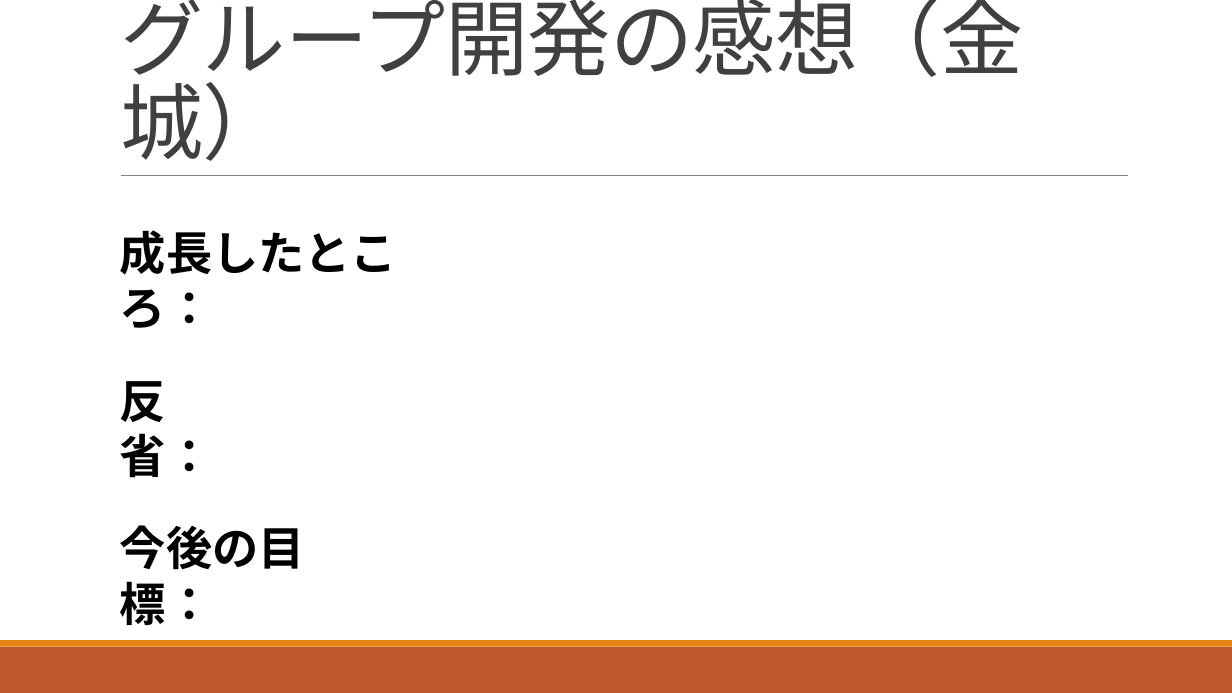
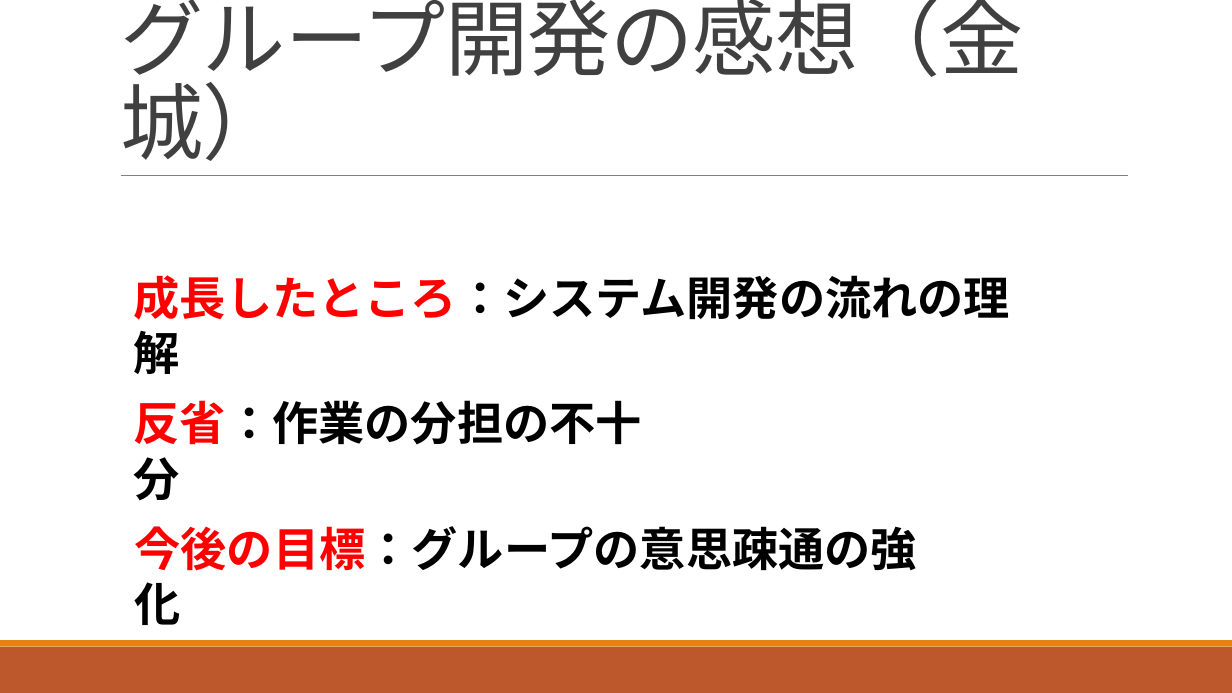
Before and after one commit to ShunjiYamamoto/groupA, a slide deck: slide 14 of 9.発表資料/グループ開発_Aグループ発表資料.pptx. Drawn at 1232x693 pixels with LibreOffice and Linux fonts; fonts in the diff are those of the drawing. Boxes give left, top, right and bottom in pixels: in the first picture for what was removed or moved away, otherwise in the second. Text is boxed around its words. In the diff, an @@ line names an element or a change of style, - is before the commit and + after.

```diff
--- a/9.発表資料/グループ開発_Aグループ発表資料.pptx
+++ b/9.発表資料/グループ開発_Aグループ発表資料.pptx
@@ text at <box>134,275,1010,320</box>: text changed @@
-成長したところ：
+成長したところ：システム開発の流れの理解
@@ text at <box>134,400,642,445</box>: text changed @@
-反省：
+反省：作業の分担の不十分
@@ text at <box>134,526,917,571</box>: text changed @@
-今後の目標：
+今後の目標：グループの意思疎通の強化
```
Also in this commit, not shown: 7 other slides changed, 2 slides added, 1 slide removed.
